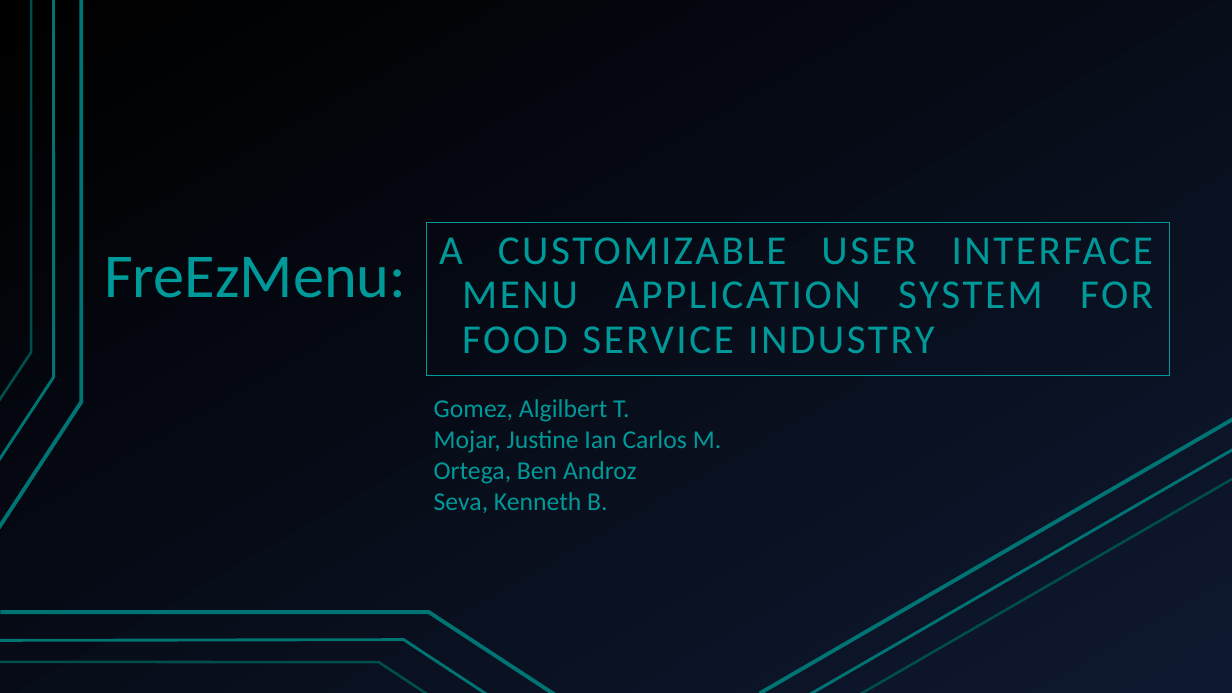
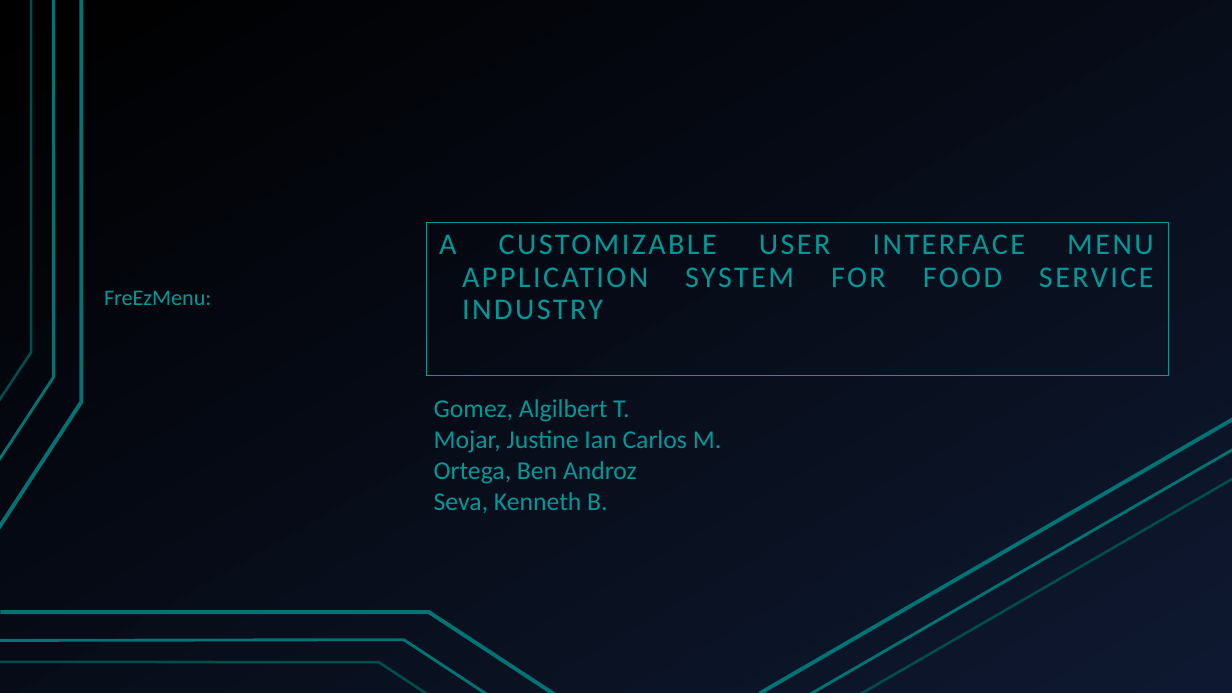
Before and after one commit to alexxGmZ/MenuMaApp, a slide deck: slide 1 of DOCS/FreEzMenu2.pptx. Drawn at 1232x693 pixels with LibreOffice and Linux fonts; fonts in the diff are those of the drawing. Boxes give left, top, right and bottom in pixels: in the first picture for what was removed or moved away, otherwise in the second. Text is boxed around its words. In the diff, an @@ line names an element or a change of style, - is before the commit and + after.

Commit message:
al's modified powerpoint

```diff
--- a/DOCS/FreEzMenu2.pptx
+++ b/DOCS/FreEzMenu2.pptx
@@ text "FreEzMenu:" at [104, 291, 211, 305]: size 48.6 to 17.3 pt @@
@@ rectangle "A CUSTOMIZABLE USER INTERFACE MENU ..." at [427, 223, 1169, 375]: size 32 to 23.4 pt; subtitle to rectangle; outline #009999 0 pt to #009999 0.75 pt @@
```
Also in this commit, not shown: 10 other slides changed.
